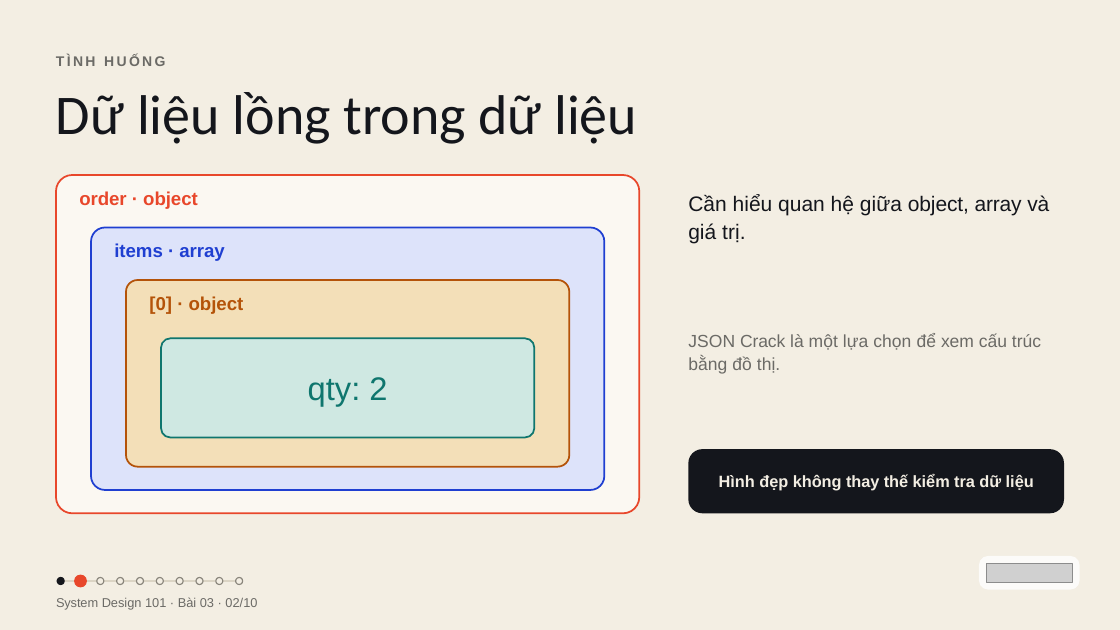
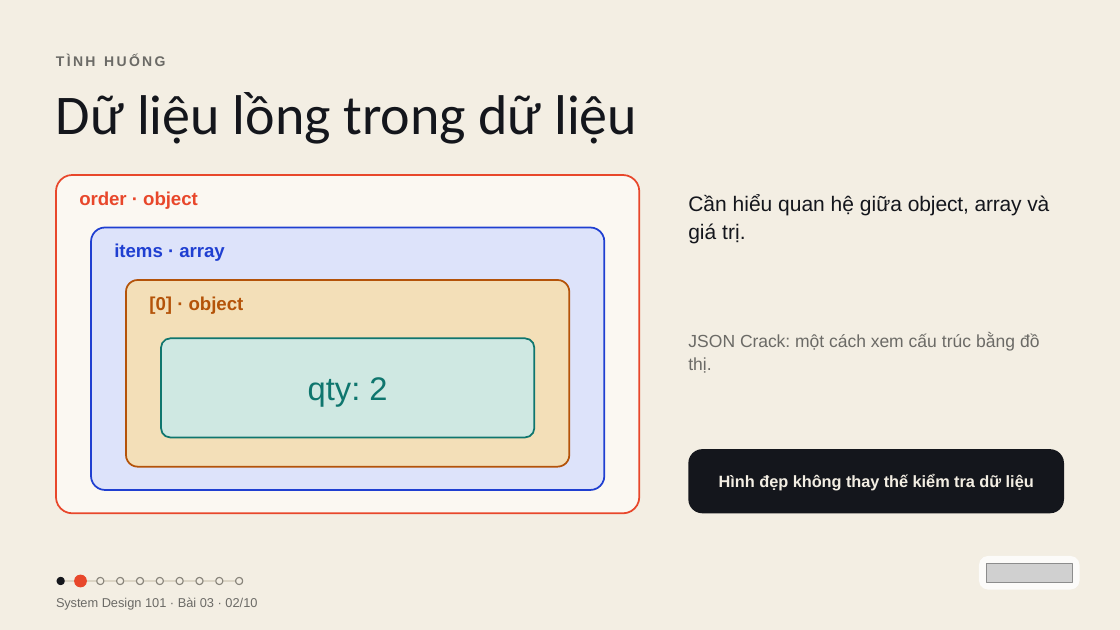
Before and after one commit to vohoailinh90/tool-marketing-studio, a slide deck: slide 2 of system-design-101/vi/lessons/sd-09-003/slides/sd-09-003.pptx. Drawn at 1120x630 pixels with LibreOffice and Linux fonts; fonts in the diff are those of the drawing; grey boxes stand for pictures. Boxes give left, top, right and bottom in pixels: in the first picture for what was removed or moved away, otherwise in the second. Text is boxed around its words. In the diff, an @@ line names an element or a change of style, - is before the commit and + after.

```diff
--- a/system-design-101/vi/lessons/sd-09-003/slides/sd-09-003.pptx
+++ b/system-design-101/vi/lessons/sd-09-003/slides/sd-09-003.pptx
@@ text at [688,333,1040,373]: text changed @@
-JSON Crack là một lựa chọn để xem cấu trúc bằng đồ thị.
+JSON Crack: một cách xem cấu trúc bằng đồ thị.
```
Also in this commit, not shown: 5 other slides changed, 4 other files.
